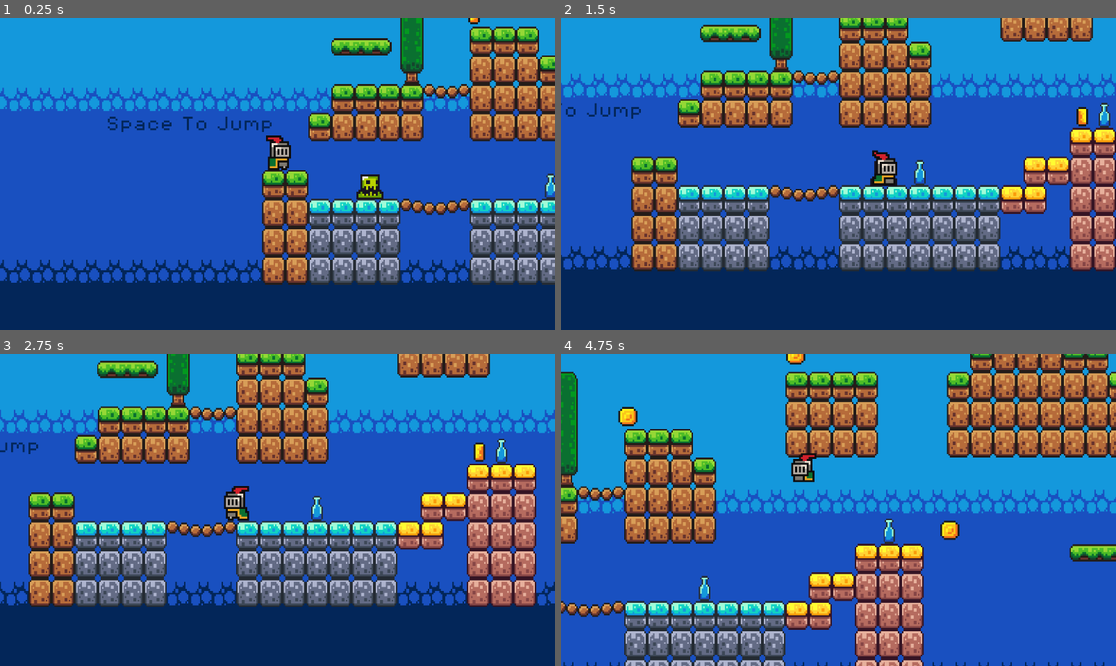
Above: before the commit, frames 1-4 (two rows, left to right).
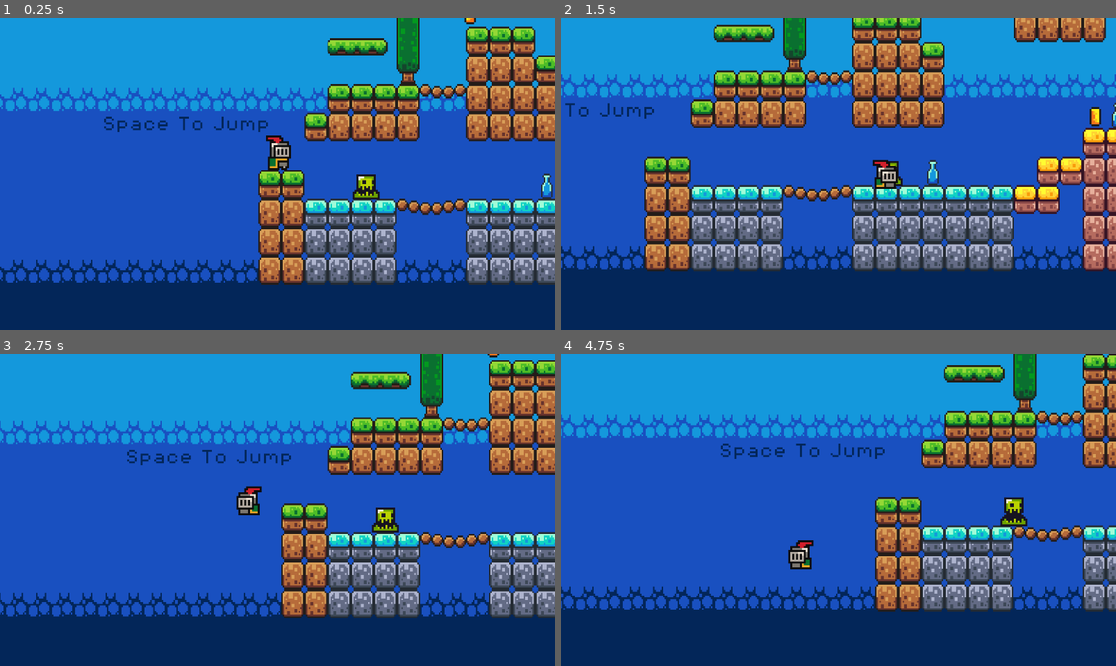
Above: after the commit, the same moments.

Repository: IronMansCPU/GodotTutorial
Game: Godot game, scene res://Scences/game.tscn
The game is run twice, just before and just after one commit, with the same random seed, the same clock (stepped at 60 frames per second) and the same inputs.
Inputs:
- Up to frame 1 (0.25 s): no input
- Up to frame 2 (1.5 s): hold D (move_right) from 0.53 s (still down); tap Space (jump) at 0.77 s
- Up to frame 3 (2.75 s): tap Space (jump) at 1.52 s; release D (move_right) at 2.03 s; hold A (move_left) from 2.03 s (still down)
- Up to frame 4 (4.75 s): release A (move_left) at 2.78 s; hold D (move_right) 2.78-4.28 s; tap Space (jump) at 3.02, 3.77, 4.52 s; hold A (move_left) from 4.28 s (still down)

The runs differ from the first frame. In frame 1, 19% of the frame differs, in the area x 0-100%, y 0-86%; in frame 2, 30%; in frame 3, 51%; in frame 4, 69%, in the area x 0-100%, y 0-100%.

Commit message:
Slime HitBox Redone
- Added one way collision to slime kill box

Diff:
--- a/Scences/game.tscn
+++ b/Scences/game.tscn
@@ -260,7 +260,7 @@
 layer_1/tile_data = PackedInt32Array(196607, 0, 0, 131072, 0, 0, -65531, 0, 0, -65532, 0, 0, -65533, 0, 0, -65534, 0, 0 …(9775 unchanged characters)…
 
 [node name="Player" parent="." instance=ExtResource("1_mpwqc")]
-position = Vector2(0, 30)
+position = Vector2(2, 30)
 
 [node name="Camera2D" type="Camera2D" parent="Player"]
 position = Vector2(0, 2)
--- a/Scences/slime.tscn
+++ b/Scences/slime.tscn
@@ -4,6 +4,31 @@
 [ext_resource type="Script" path="res://Scripts/slime.gd" id="1_heita"]
 [ext_resource type="AudioStream" uid="uid://crv1jrnpvyv0b" path="res://Assets/sounds/slime death.wav" id="2_eoopm"]
 [ext_resource type="PackedScene" uid="uid://byxf6sgjudh8y" path="res://Scences/kill_zone.tscn" id="2_xsev4"]
+
+[sub_resource type="Animation" id="Animation_jrfqh"]
+tracks/0/type = "method"
+tracks/0/imported = false
+tracks/0/enabled = true
+tracks/0/path = NodePath("../KillZone")
+tracks/0/interp = 1
+tracks/0/loop_wrap = true
+tracks/0/keys = {
+"times": PackedFloat32Array(),
+"transitions": PackedFloat32Array(),
+"values": []
+}
+tracks/1/type = "value"
+tracks/1/imported = false
+tracks/1/enabled = true
+tracks/1/path = NodePath("../KillZone:collision_mask")
+tracks/1/interp = 1
+tracks/1/loop_wrap = true
+tracks/1/keys = {
+"times": PackedFloat32Array(0),
+"transitions": PackedFloat32Array(1),
+"update": 1,
+"values": [2]
+}
 
 [sub_resource type="Animation" id="Animation_mgb60"]
 resource_name = "death_animation"
@@ -50,8 +75,18 @@
 "times": PackedFloat32Array(0)
 }
 tracks/2/use_blend = true
-
-[sub_resource type="Animation" id="Animation_jrfqh"]
+tracks/3/type = "value"
+tracks/3/imported = false
+tracks/3/enabled = true
+tracks/3/path = NodePath("../KillZone:collision_mask")
+tracks/3/interp = 1
+tracks/3/loop_wrap = true
+tracks/3/keys = {
+"times": PackedFloat32Array(0),
+"transitions": PackedFloat32Array(1),
+"update": 1,
+"values": [0]
+}
 
 [sub_resource type="AnimationLibrary" id="AnimationLibrary_s34ij"]
 _data = {
@@ -131,7 +166,6 @@
 
 [node name="KillZone" parent="." instance=ExtResource("2_xsev4")]
 position = Vector2(0, -6)
-collision_mask = 0
 
 [node name="CollisionShape2D" type="CollisionShape2D" parent="KillZone"]
 shape = SubResource("RectangleShape2D_fmeno")
@@ -142,7 +176,9 @@
 
 [node name="CollisionShape2D" type="CollisionShape2D" parent="HeadHitBox"]
 position = Vector2(0, -1)
+rotation = -3.14159
 shape = SubResource("RectangleShape2D_12dv3")
+one_way_collision = true
 
 [node name="DeathNoise" type="AudioStreamPlayer2D" parent="."]
 
--- a/Scripts/coin_ui.gd
+++ b/Scripts/coin_ui.gd
@@ -2,7 +2,8 @@
 
 
 @onready var label: Label = $Label
-
+@onready var camera = get_viewport().get_camera_2d()  # Get the Camera2D
+var offset = Vector2(0, 0)
 # Called when the node enters the scene tree for the first time.
 func _ready() -> void:
 	EventController.connect("coin_collected", on_event_coin_collected)
@@ -11,3 +12,7 @@
 # Called every frame. 'delta' is the elapsed time since the previous frame.
 func on_event_coin_collected(value:int) -> void:
 	label.text = str(value)
+
+#func _process(delta: float) -> void:
+#	if camera:
+#		global_position = camera.global_position - (camera.get_viewport_rect().size / 2) + offset
